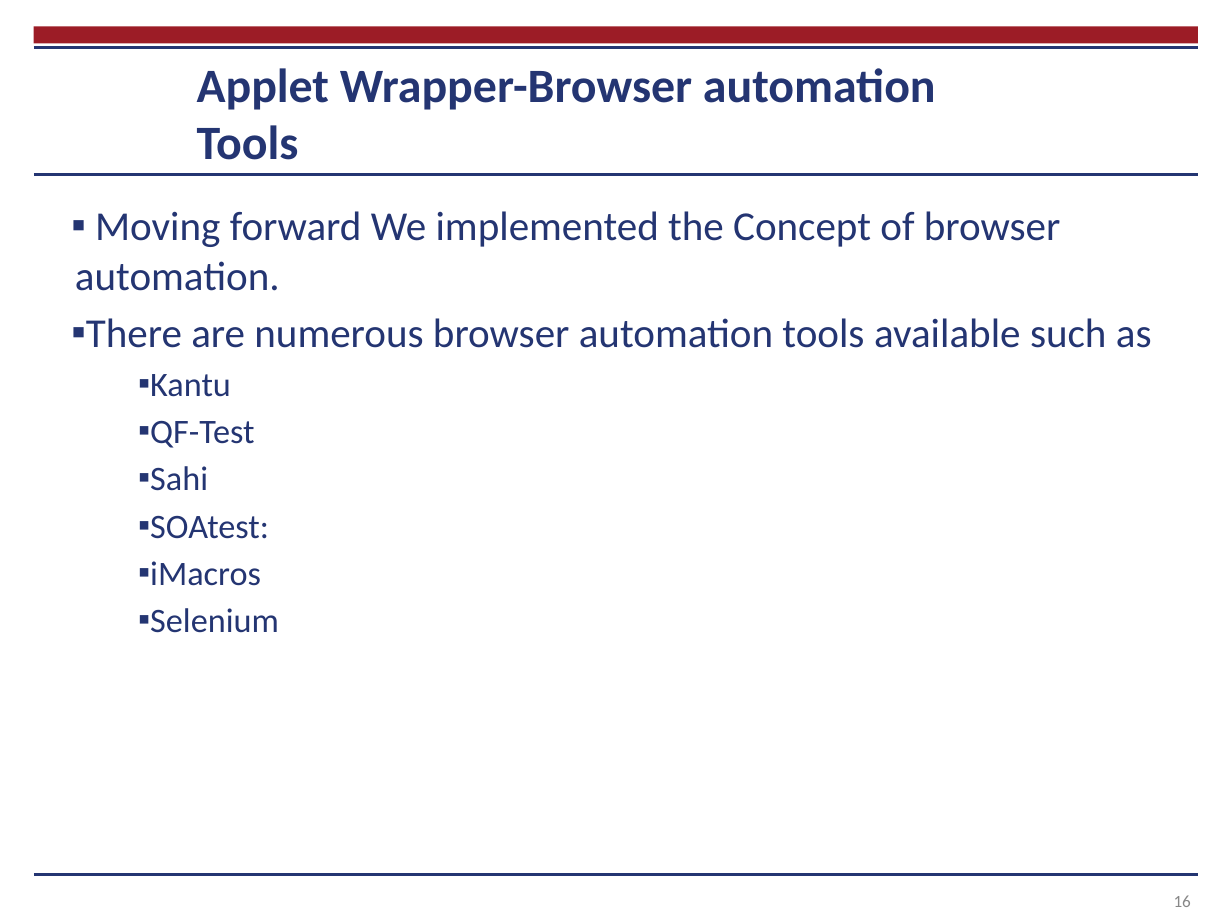
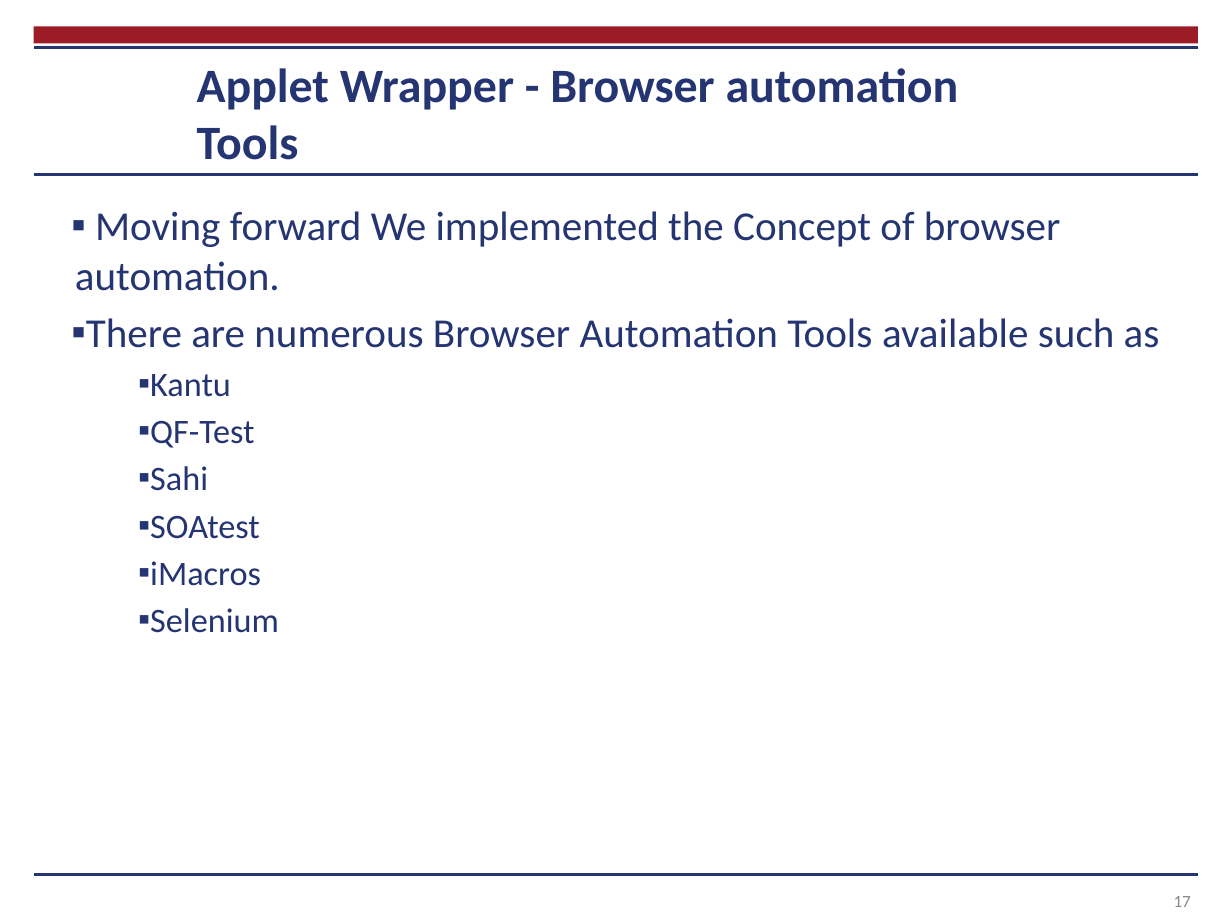
Before and after one commit to chikhalenakush/Report, a slide deck: slide 17 of Thesis presentation.pptx (slide 16 before the commit). Drawn at 1232x924 pixels with LibreOffice and Linux fonts; fonts in the diff are those of the drawing; background and template pictures are left out. Boxes give left, top, right and bottom in pixels: in the first picture for what was removed or moved away, otherwise in the second. Text is boxed around its words. In the diff, an @@ line names an element or a change of style, - is before the commit and + after.

```diff
--- a/Thesis presentation.pptx
+++ b/Thesis presentation.pptx
@@ title at box(197, 68, 959, 160): spaces changed @@
-Applet Wrapper-Browser automation Tools
+Applet Wrapper - Browser automation Tools
@@ text at box(86, 318, 1160, 348): text changed @@
-▪ There are numerous browser automation tools available such as
+▪ There are numerous Browser Automation Tools available such as
@@ text at box(150, 515, 260, 539): text changed @@
-      ▪ SOAtest:
+      ▪ SOAtest
@@ page number at box(1174, 896, 1191, 907): text changed @@
-16
+17
```
Also in this commit, not shown: 12 other slides changed, 2 slides added, 1 other file.
